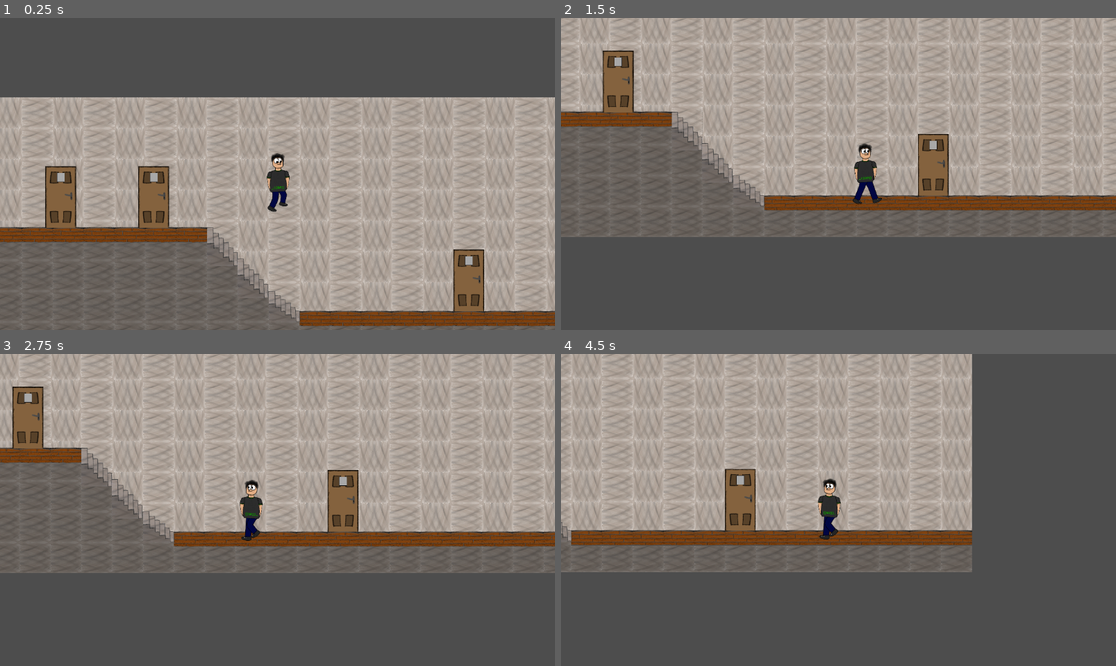
Above: before the commit, frames 1-4 (two rows, left to right).
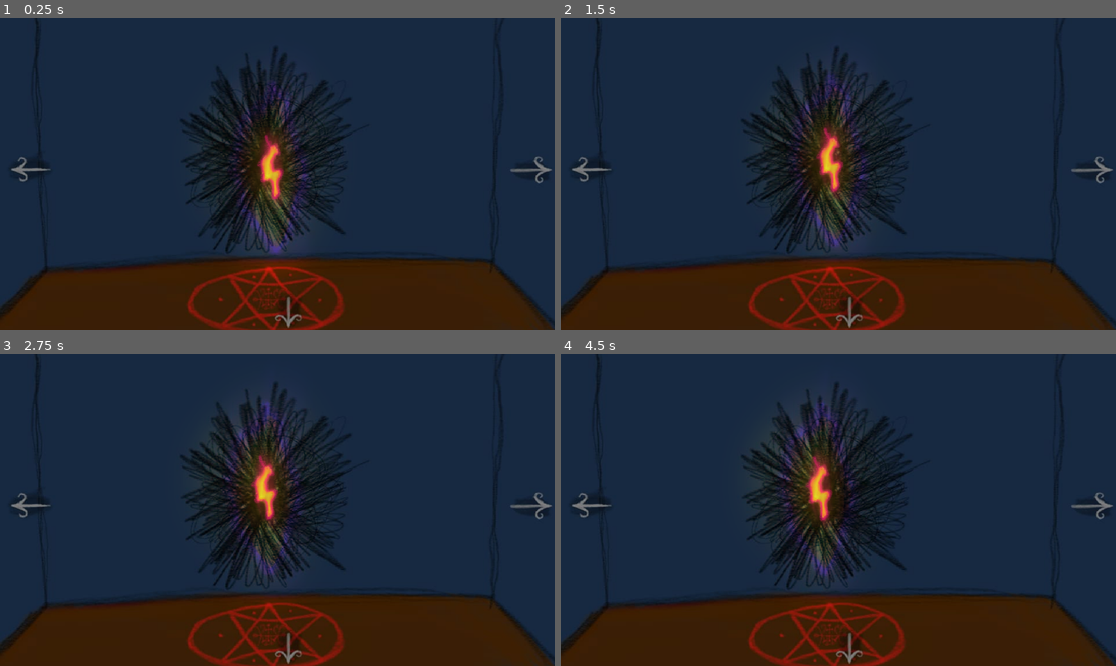
Above: after the commit, the same moments.

Repository: thorfinnking1/killing
Game: Godot game, scene res://scenes/back.tscn
Same seed, same stepped clock (60 frames per second), same inputs: the game is played once before the commit and once after it. Before the commit the project starts from res://scenes/test.tscn.
Inputs:
- Up to frame 1 (0.25 s): no input
- Up to frame 2 (1.5 s): tap Enter (ui_accept) at 0.5, 0.77 s; hold Right (ui_right) from 0.53 s (still down); tap E (e, bound only after the commit) at 0.6, 1.35 s
- Up to frame 3 (2.75 s): tap Enter (ui_accept) at 1.52 s; release Right (ui_right) at 2.03 s; hold Left (ui_left) from 2.03 s (still down); tap E (e, bound only after the commit) at 2.1 s
- Up to frame 4 (4.5 s): release Left (ui_left) at 2.78 s; hold Right (ui_right) 2.78-4.28 s; tap E (e, bound only after the commit) at 2.85, 3.6, 4.35 s; tap Enter (ui_accept) at 3.02, 3.77 s; hold Left (ui_left) from 4.28 s (still down)

The runs differ from the first frame. In frame 1, 100% of the frame differs, in the area x 0-100%, y 0-100%; in frame 2, 100%; in frame 3, 100%; in frame 4, 100%.

Commit message:
uiiugighuguyguygu

Diff:
--- /dev/null
+++ b/be$r-game-idea/AL.gd
@@ -0,0 +1,3 @@
+extends Node
+
+var roomoutof:String
--- /dev/null
+++ b/be$r-game-idea/door.gd
@@ -0,0 +1,15 @@
+extends Area2D
+
+@export_file("*.tscn") var place:String
+
+func _on_body_entered(body: Node2D) -> void:
+	if body.is_in_group("plr"):
+		$Enteract.visible=true
+
+func _on_body_exited(body: Node2D) -> void:
+	if body.is_in_group("plr"):
+		$Enteract.visible=false
+
+func _process(_delta: float) -> void:
+	if Input.is_action_just_pressed("e")and $Enteract.visible:
+		get_tree().change_scene_to_file(place)
--- a/be$r-game-idea/project.godot
+++ b/be$r-game-idea/project.godot
@@ -11,9 +11,13 @@
 [application]
 
 config/name="be$r game idea"
-run/main_scene="uid://d5nmtebfbh1"
+run/main_scene="uid://hfmwpr7xkco2"
 config/features=PackedStringArray("4.4", "Forward Plus")
 config/icon="res://icon.svg"
+
+[autoload]
+
+Al="*res://AL.gd"
 
 [file_customization]
 
@@ -50,3 +54,12 @@
 , Object(InputEventKey,"resource_local_to_scene":false,"resource_name":"","device":-1,"window_id":0,"alt_pressed":false …(183 unchanged characters)…
 ]
 }
+e={
+"deadzone": 0.2,
+"events": [Object(InputEventKey,"resource_local_to_scene":false,"resource_name":"","device":-1,"window_id":0,"alt_pressed":false,"shift_pressed":false,"ctrl_pressed":false,"meta_pressed":false,"pressed":false,"keycode":0,"physical_keycode":69,"key_label":0,"unicode":101,"location":0,"echo":false,"script":null)
+]
+}
+
+[rendering]
+
+textures/canvas_textures/default_texture_filter=0
--- /dev/null
+++ b/be$r-game-idea/scenes/back.tscn
@@ -0,0 +1,95 @@
+[gd_scene load_steps=8 format=3 uid="uid://hfmwpr7xkco2"]
+
+[ext_resource type="Texture2D" uid="uid://emye0rhiyhig" path="res://sprites/back.jpg" id="1_rvrcs"]
+[ext_resource type="Script" uid="uid://b15x6708m5a7f" path="res://scripts/movescenebypress.gd" id="2_ymxry"]
+[ext_resource type="Texture2D" uid="uid://vnms2a8rltb3" path="res://sprites/port1.png" id="3_8odij"]
+[ext_resource type="Texture2D" uid="uid://di3qh6qj357em" path="res://sprites/port2.png" id="4_m1u4u"]
+
+[sub_resource type="Animation" id="Animation_gfqhh"]
+resource_name = "floating"
+loop_mode = 1
+tracks/0/type = "value"
+tracks/0/imported = false
+tracks/0/enabled = true
+tracks/0/path = NodePath("Port1:position")
+tracks/0/interp = 2
+tracks/0/loop_wrap = true
+tracks/0/keys = {
+"times": PackedFloat32Array(0, 0.33, 0.62),
+"transitions": PackedFloat32Array(1, 1, 1),
+"update": 0,
+"values": [Vector2(566, 329), Vector2(550, 292), Vector2(530, 311)]
+}
+
+[sub_resource type="Animation" id="Animation_k6760"]
+length = 0.001
+tracks/0/type = "value"
+tracks/0/imported = false
+tracks/0/enabled = true
+tracks/0/path = NodePath("Port1:position")
+tracks/0/interp = 1
+tracks/0/loop_wrap = true
+tracks/0/keys = {
+"times": PackedFloat32Array(0),
+"transitions": PackedFloat32Array(1),
+"update": 0,
+"values": [Vector2(566, 329)]
+}
+
+[sub_resource type="AnimationLibrary" id="AnimationLibrary_naw5q"]
+_data = {
+&"RESET": SubResource("Animation_k6760"),
+&"floating": SubResource("Animation_gfqhh")
+}
+
+[node name="back" type="Node2D"]
+
+[node name="Front" type="Sprite2D" parent="."]
+position = Vector2(578, 326)
+scale = Vector2(1.20625, 1.02813)
+texture = ExtResource("1_rvrcs")
+
+[node name="Button" type="Button" parent="."]
+modulate = Color(1, 1, 1, 0)
+offset_left = 29.0
+offset_top = 281.0
+offset_right = 111.0
+offset_bottom = 345.0
+script = ExtResource("2_ymxry")
+suckmy = "uid://kwiwqd70fcp1"
+
+[node name="Button2" type="Button" parent="."]
+modulate = Color(1, 1, 1, 0)
+offset_left = 559.0
+offset_top = 582.0
+offset_right = 641.0
+offset_bottom = 646.0
+script = ExtResource("2_ymxry")
+suckmy = "uid://cfmnrrdggb8gb"
+
+[node name="Button3" type="Button" parent="."]
+modulate = Color(1, 1, 1, 0)
+offset_left = 1070.47
+offset_top = 285.169
+offset_right = 1152.47
+offset_bottom = 349.169
+script = ExtResource("2_ymxry")
+suckmy = "uid://dedqswgcaev6k"
+
+[node name="Port1" type="Sprite2D" parent="."]
+position = Vector2(566, 329)
+scale = Vector2(0.8, 0.8)
+texture = ExtResource("3_8odij")
+
+[node name="PointLight2D" type="PointLight2D" parent="Port1"]
+position = Vector2(10, 42)
+energy = 4.0
+texture = ExtResource("4_m1u4u")
+texture_scale = 2.0
+
+[node name="AnimationPlayer" type="AnimationPlayer" parent="."]
+libraries = {
+&"": SubResource("AnimationLibrary_naw5q")
+}
+autoplay = "floating"
+speed_scale = 0.1
--- /dev/null
+++ b/be$r-game-idea/scenes/doooooooooooor.tscn
@@ -0,0 +1,22 @@
+[gd_scene load_steps=4 format=3 uid="uid://clvtcs3vwentu"]
+
+[ext_resource type="Script" uid="uid://1uin54grqk84" path="res://door.gd" id="1_hmke4"]
+[ext_resource type="Texture2D" uid="uid://bu8y2fvc83rnh" path="res://sprites/enteract.png" id="2_maprv"]
+
+[sub_resource type="RectangleShape2D" id="RectangleShape2D_sfc8q"]
+size = Vector2(60, 94)
+
+[node name="Area2D" type="Area2D"]
+script = ExtResource("1_hmke4")
+
+[node name="CollisionShape2D" type="CollisionShape2D" parent="."]
+shape = SubResource("RectangleShape2D_sfc8q")
+
+[node name="Enteract" type="Sprite2D" parent="."]
+visible = false
+position = Vector2(1, -71)
+scale = Vector2(0.15, 0.15)
+texture = ExtResource("2_maprv")
+
+[connection signal="body_entered" from="." to="." method="_on_body_entered"]
+[connection signal="body_exited" from="." to="." method="_on_body_exited"]
--- /dev/null
+++ b/be$r-game-idea/scenes/front.tscn
@@ -0,0 +1,47 @@
+[gd_scene load_steps=3 format=3 uid="uid://cfmnrrdggb8gb"]
+
+[ext_resource type="Texture2D" uid="uid://cf7a8ihagm4de" path="res://sprites/front.jpg" id="1_1p0m3"]
+[ext_resource type="Script" uid="uid://b15x6708m5a7f" path="res://scripts/movescenebypress.gd" id="2_k8fok"]
+
+[node name="front" type="Node2D"]
+
+[node name="Front" type="Sprite2D" parent="."]
+position = Vector2(578, 326)
+scale = Vector2(1.20625, 1.02813)
+texture = ExtResource("1_1p0m3")
+
+[node name="Button" type="Button" parent="."]
+modulate = Color(1, 1, 1, 0)
+offset_left = 21.0
+offset_top = 279.0
+offset_right = 103.0
+offset_bottom = 343.0
+script = ExtResource("2_k8fok")
+suckmy = "uid://dedqswgcaev6k"
+
+[node name="Button4" type="Button" parent="."]
+modulate = Color(1, 1, 1, 0)
+offset_left = 589.0
+offset_top = 149.0
+offset_right = 820.0
+offset_bottom = 510.0
+script = ExtResource("2_k8fok")
+suckmy = "uid://d5nmtebfbh1"
+
+[node name="Button2" type="Button" parent="."]
+modulate = Color(1, 1, 1, 0)
+offset_left = 553.0
+offset_top = 579.0
+offset_right = 635.0
+offset_bottom = 643.0
+script = ExtResource("2_k8fok")
+suckmy = "uid://hfmwpr7xkco2"
+
+[node name="Button3" type="Button" parent="."]
+modulate = Color(1, 1, 1, 0)
+offset_left = 1056.0
+offset_top = 285.0
+offset_right = 1138.0
+offset_bottom = 349.0
+script = ExtResource("2_k8fok")
+suckmy = "uid://kwiwqd70fcp1"
--- /dev/null
+++ b/be$r-game-idea/scenes/left.tscn
@@ -0,0 +1,52 @@
+[gd_scene load_steps=4 format=3 uid="uid://dedqswgcaev6k"]
+
+[ext_resource type="Texture2D" uid="uid://jqdpgktc6cdm" path="res://sprites/left.jpg" id="1_dusdk"]
+[ext_resource type="Script" uid="uid://b15x6708m5a7f" path="res://scripts/movescenebypress.gd" id="2_oyel0"]
+[ext_resource type="Texture2D" uid="uid://cpd078yvbkygi" path="res://sprites/closetdor.png" id="3_t7jjl"]
+
+[node name="left" type="Node2D"]
+
+[node name="Front" type="Sprite2D" parent="."]
+position = Vector2(578, 326)
+scale = Vector2(1.20625, 1.02813)
+texture = ExtResource("1_dusdk")
+
+[node name="Button" type="Button" parent="."]
+modulate = Color(1, 1, 1, 0)
+offset_left = 29.0
+offset_top = 281.0
+offset_right = 111.0
+offset_bottom = 345.0
+script = ExtResource("2_oyel0")
+suckmy = "uid://hfmwpr7xkco2"
+
+[node name="Button2" type="Button" parent="."]
+modulate = Color(1, 1, 1, 0)
+offset_left = 559.0
+offset_top = 582.0
+offset_right = 641.0
+offset_bottom = 646.0
+script = ExtResource("2_oyel0")
+suckmy = "uid://kwiwqd70fcp1"
+
+[node name="Button3" type="Button" parent="."]
+modulate = Color(1, 1, 1, 0)
+offset_left = 1070.47
+offset_top = 285.169
+offset_right = 1152.47
+offset_bottom = 349.169
+script = ExtResource("2_oyel0")
+suckmy = "uid://cfmnrrdggb8gb"
+
+[node name="Closetdor" type="Sprite2D" parent="."]
+position = Vector2(812, 309)
+rotation = -0.0479811
+scale = Vector2(0.5, 0.438542)
+texture = ExtResource("3_t7jjl")
+
+[node name="Closetdor2" type="Sprite2D" parent="."]
+position = Vector2(811, 313)
+rotation = 0.0900706
+scale = Vector2(0.5, 0.438542)
+texture = ExtResource("3_t7jjl")
+flip_h = true
--- a/be$r-game-idea/scenes/plr.tscn
+++ b/be$r-game-idea/scenes/plr.tscn
@@ -149,7 +149,7 @@
 &"walkright": SubResource("Animation_j2olp")
 }
 
-[node name="CharacterBody2D" type="CharacterBody2D"]
+[node name="CharacterBody2D" type="CharacterBody2D" groups=["plr"]]
 floor_max_angle = 1.39626
 script = ExtResource("1_unb2m")
 
--- /dev/null
+++ b/be$r-game-idea/scenes/right.tscn
@@ -0,0 +1,38 @@
+[gd_scene load_steps=3 format=3 uid="uid://kwiwqd70fcp1"]
+
+[ext_resource type="Texture2D" uid="uid://bhpkarm1wko3h" path="res://sprites/right.jpg" id="1_sqwjx"]
+[ext_resource type="Script" uid="uid://b15x6708m5a7f" path="res://scripts/movescenebypress.gd" id="2_6v4sa"]
+
+[node name="right" type="Node2D"]
+
+[node name="Front" type="Sprite2D" parent="."]
+position = Vector2(578, 326)
+scale = Vector2(1.20625, 1.02813)
+texture = ExtResource("1_sqwjx")
+
+[node name="Button" type="Button" parent="."]
+modulate = Color(1, 1, 1, 0)
+offset_left = 29.0
+offset_top = 281.0
+offset_right = 111.0
+offset_bottom = 345.0
+script = ExtResource("2_6v4sa")
+suckmy = "uid://cfmnrrdggb8gb"
+
+[node name="Button2" type="Button" parent="."]
+modulate = Color(1, 1, 1, 0)
+offset_left = 559.0
+offset_top = 582.0
+offset_right = 641.0
+offset_bottom = 646.0
+script = ExtResource("2_6v4sa")
+suckmy = "uid://dedqswgcaev6k"
+
+[node name="Button3" type="Button" parent="."]
+modulate = Color(1, 1, 1, 0)
+offset_left = 1070.47
+offset_top = 285.169
+offset_right = 1152.47
+offset_bottom = 349.169
+script = ExtResource("2_6v4sa")
+suckmy = "uid://hfmwpr7xkco2"
--- a/be$r-game-idea/scenes/test.tscn
+++ b/be$r-game-idea/scenes/test.tscn
@@ -1,7 +1,10 @@
-[gd_scene load_steps=7 format=4 uid="uid://d5nmtebfbh1"]
+[gd_scene load_steps=10 format=4 uid="uid://d5nmtebfbh1"]
 
 [ext_resource type="Texture2D" uid="uid://bt85wge73xyux" path="res://sprites/backgroundmap.png" id="1_8uh7m"]
+[ext_resource type="Script" uid="uid://cmtw7lg5m07ro" path="res://scripts/h.gd" id="1_iyx0m"]
 [ext_resource type="PackedScene" uid="uid://c3v4g6ypq5ds0" path="res://scenes/plr.tscn" id="2_8uh7m"]
+[ext_resource type="PackedScene" uid="uid://clvtcs3vwentu" path="res://scenes/doooooooooooor.tscn" id="4_74lek"]
+[ext_resource type="Texture2D" uid="uid://bsl76k68056g2" path="res://sprites/tuttut.png" id="5_j5jx5"]
 
 [sub_resource type="TileSetAtlasSource" id="TileSetAtlasSource_8uh7m"]
 texture = ExtResource("1_8uh7m")
@@ -37,6 +40,7 @@
 sources/2 = SubResource("TileSetAtlasSource_6uqi0")
 
 [node name="Node2D" type="Node2D"]
+script = ExtResource("1_iyx0m")
 
 [node name="walls2" type="TileMapLayer" parent="."]
 position = Vector2(-8.07794e-28, -18)
@@ -113,5 +117,25 @@
 hframes = 3
 frame = 1
 
+[node name="tp" type="Node2D" parent="."]
+
+[node name="front" type="Marker2D" parent="tp"]
+position = Vector2(761, 621)
+
+[node name="Area2D" parent="." instance=ExtResource("4_74lek")]
+position = Vector2(740, 606)
+place = "uid://cfmnrrdggb8gb"
+
+[node name="Tuttut" type="Sprite2D" parent="."]
+modulate = Color(0.536047, 0.471408, 3.85046e-07, 1)
+position = Vector2(623, 580)
+scale = Vector2(0.5, 0.5)
+texture = ExtResource("5_j5jx5")
+
+[node name="Tuttut2" type="Sprite2D" parent="."]
+position = Vector2(623, 576)
+scale = Vector2(0.5, 0.5)
+texture = ExtResource("5_j5jx5")
+
 [node name="CharacterBody2D" parent="." instance=ExtResource("2_8uh7m")]
-position = Vector2(338, 391)
+position = Vector2(406, 403)
--- /dev/null
+++ b/be$r-game-idea/scripts/h.gd
@@ -0,0 +1,9 @@
+extends Node2D
+
+@onready var tp: Node2D = $tp
+@onready var plr: CharacterBody2D = $CharacterBody2D
+
+func _ready() -> void:
+	for i in tp.get_child_count():
+		if tp.get_child(i).name==Al.roomoutof:
+			plr.global_position=tp.get_child(i).global_position
--- /dev/null
+++ b/be$r-game-idea/scripts/movescenebypress.gd
@@ -0,0 +1,7 @@
+extends Button
+
+@export_file("*tscn") var suckmy:String
+
+func _pressed() -> void:
+	Al.roomoutof=get_parent().name
+	get_tree().change_scene_to_file(suckmy)
Not shown, added: be$r-game-idea/AL.gd.uid
Not shown, added: be$r-game-idea/door.gd.uid
Not shown, added: be$r-game-idea/scripts/h.gd.uid
Not shown, added: be$r-game-idea/scripts/movescenebypress.gd.uid
Binary file added: be$r-game-idea/sprites/back.jpg
Not shown, added: be$r-game-idea/sprites/back.jpg.import
Binary file added: be$r-game-idea/sprites/closetdoorrr.jpg
Not shown, added: be$r-game-idea/sprites/closetdoorrr.jpg.import
Binary file added: be$r-game-idea/sprites/closetdor.png
Not shown, added: be$r-game-idea/sprites/closetdor.png.import
Binary file added: be$r-game-idea/sprites/enteract.png
Not shown, added: be$r-game-idea/sprites/enteract.png.import
(and 22 more such lines)
